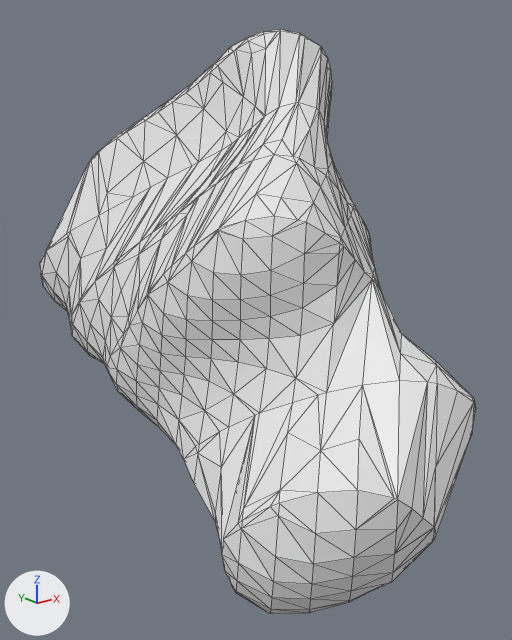
The OBJ model src/wormguides/model/obj_files/ABplppapppa_t367.obj: old version first, new version second.
Camera for both pictures: a 50 mm camera at (161.2, -114.7, 293.1) aimed at (185.7, -84.1, 280.8). The axes (+X, +Y, +Z) are drawn at lower left. The lights are the same throughout. Mesh edges are drawn as thin lines. Where no turn or scale is listed for an object, it has been applied to the vertices.

The first picture shows 'ABplppapppa_t367'.
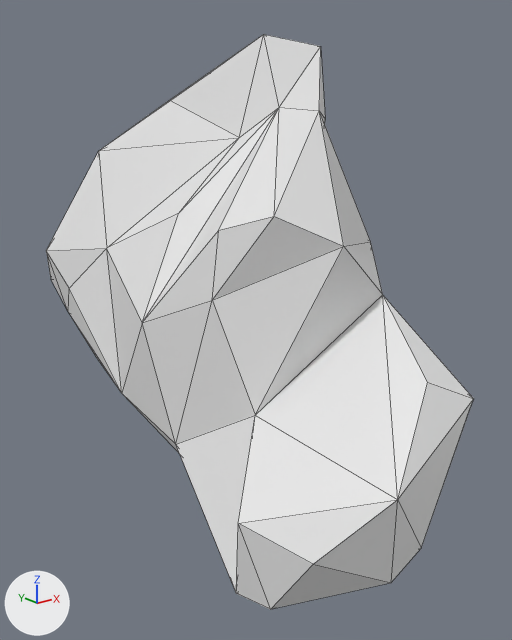
Where the change shows, as pixel boxes [x1, y1, x2, y2] in the pictures (512 x 640 px):
'ABplppapppa_t367', reshaped
    before: [40, 29, 476, 614]
    after: [46, 34, 474, 609]
part 1 of me_abplppapppa_t367, cut back
    before: [40, 29, 476, 614]

Diff of the bpy script that builds the scene:
```diff
--- a/src/wormguides/model/obj_files/ABplppapppa_t367.obj.py
+++ b/src/wormguides/model/obj_files/ABplppapppa_t367.obj.py
@@ me_abplppapppa_t367 @@
 # used by ob_abplppapppa_t367; location = (0.0, 0.0, 0.0)
-me_abplppapppa_t367.from_pydata(...)  # 688 vertices, 1372 faces; spans x 176.4..195.2, y -100.0..-65.6, z 271.7..296.7
+me_abplppapppa_t367.from_pydata(...)  # 53 vertices, 102 faces; spans x 176.6..195.2, y -99.7..-65.6, z 272.0..296.3
+# me_abplppapppa_t367 part 1: 1 vertex moved within x 195.2, y -77.8, z 287.3; 635 vertices removed from x 176.4..195.2, y -100.0..-65.7, z 271.7..296.7
```
